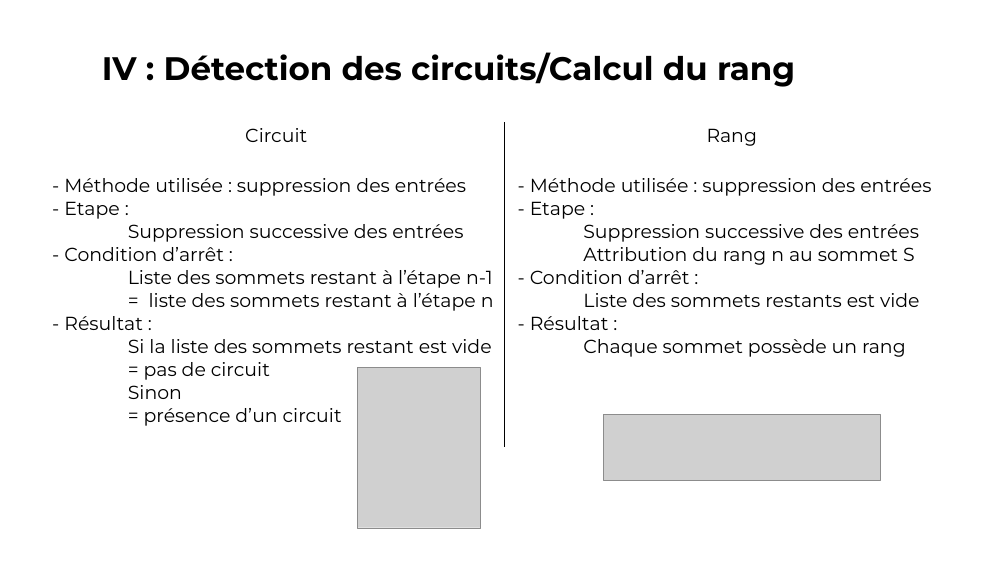
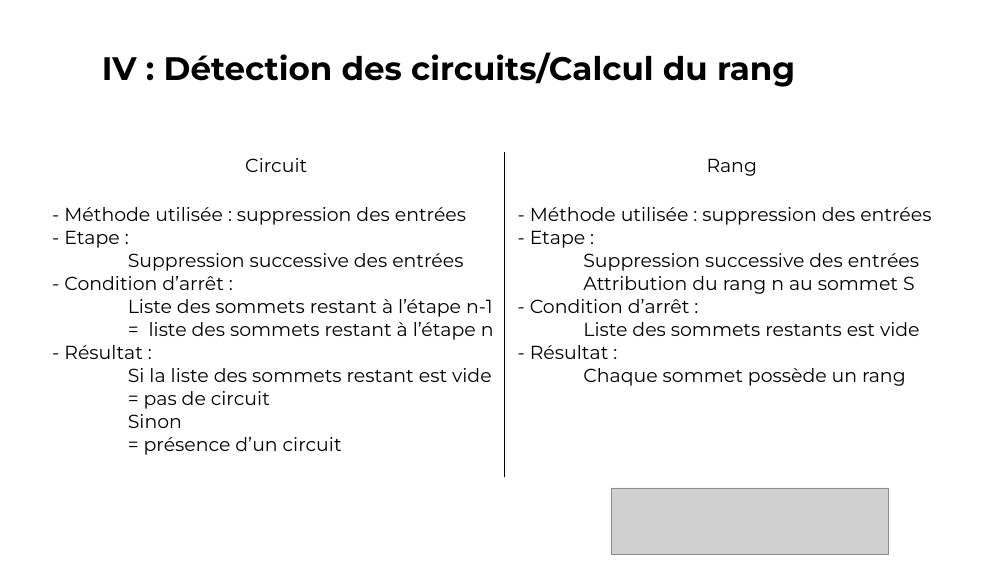
Before and after one commit to vincentdbs/ProjetTheorieDesGraphes, a slide deck: slide 8 of A4_Presentation.pptx (slide 5 before the commit). Drawn at 1008x567 pixels with LibreOffice and Linux fonts; fonts in the diff are those of the drawing; grey boxes stand for pictures. Boxes give left, top, right and bottom in pixels: in the first picture for what was removed or moved away, otherwise in the second. Text is boxed around its words. In the diff, an @@ line names an element or a change of style, - is before the commit and + after.

```diff
--- a/A4_Presentation.pptx
+++ b/A4_Presentation.pptx
@@ table: place and size @@
-table at <box>48,122,959,447</box>
+table at <box>48,152,959,477</box>
@@ picture removed at <box>357,367,480,528</box> @@
@@ picture: place and size @@
-picture at <box>604,415,880,480</box>
+picture at <box>612,488,888,554</box>
```
Also in this commit, not shown: 5 other slides changed, 5 slides added.
